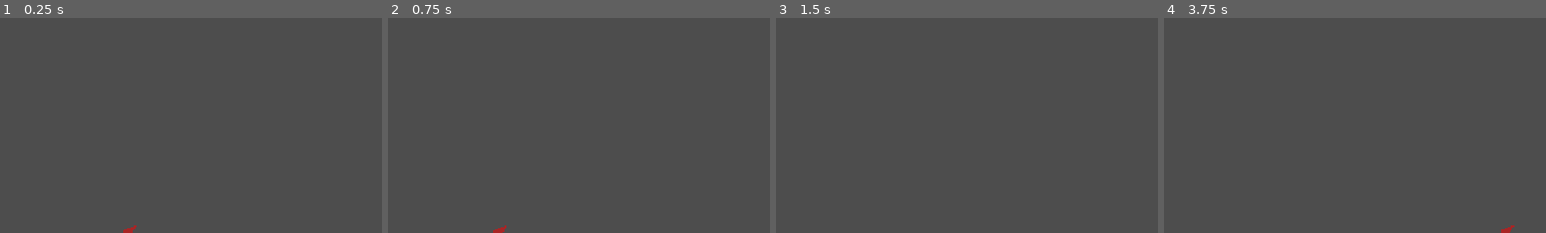
Above: before the commit, frames 1-4 (left to right).
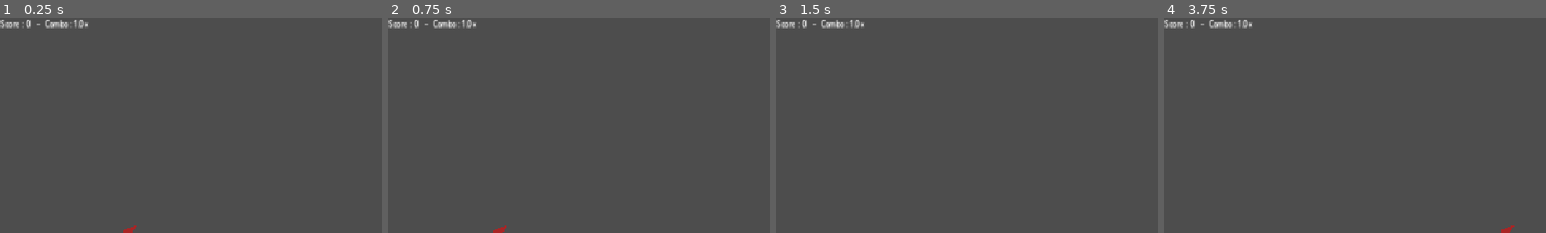
Above: after the commit, the same moments.

Repository: xorblo-doitus/Space-Shooter
Game: Godot game, scene res://src/playable_scenes/world.tscn
The game is run twice, just before and just after one commit, with the same random seed, the same clock (stepped at 60 frames per second) and the same inputs.
Inputs:
- Up to frame 1 (0.25 s): no input
- Up to frame 2 (0.75 s): tap Enter (ui_accept) at 0.5 s; hold Right (ui_right) from 0.53 s (still down)
- Up to frame 3 (1.5 s): tap Enter (ui_accept) at 0.77 s; release Right (ui_right) at 1.28 s; hold Down (ui_down) from 1.28 s (still down)
- Up to frame 4 (3.75 s): tap Enter (ui_accept) at 1.52, 3.02 s; release Down (ui_down) at 2.03 s; hold Right (ui_right) 2.03-2.78 s; hold Up (ui_up) 2.78-3.53 s; hold Left (ui_left) from 3.53 s (still down)
The pictures show only the part of the screen within x 0-50%, y 0-50%; the shares and areas given below are measured in that part.

The runs differ from the first frame. In frame 1, 0.5% of the frame differs, in the area x 0-23%, y 0-5%; in frame 2, 0.5%; in frame 3, 0.5%; in frame 4, 0.5%.
Error in both runs: Assertion failed: No damage source created (res://src/bullets/bullet.gd:27)

Commit message:
Added score displayer

Diff:
--- a/src/playable_scenes/world.gd
+++ b/src/playable_scenes/world.gd
@@ -8,7 +8,9 @@
 	for spawn_point in $SpawnPoints.get_children():
 		add_spawn_point(spawn_point)
 
-	$SpawnPoints/Player.spawn()
+	$Ui/VBoxContainer/ScoreDisplayer.bind_player(
+		$SpawnPoints/Player.spawn()
+	)
 
 
 #	for vessel in vessels.get_children():
--- a/src/playable_scenes/world.tscn
+++ b/src/playable_scenes/world.tscn
@@ -7,6 +7,7 @@
 [ext_resource type="PackedScene" uid="uid://boej5f28jyrn" path="res://src/vessels/spammer_vessel.tscn" id="4_56gsn"]
 [ext_resource type="PackedScene" uid="uid://blaxpwkxvbxf" path="res://src/vessels/big_vessel.tscn" id="5_gj0fc"]
 [ext_resource type="Script" path="res://src/world_fence.gd" id="6_c4s03"]
+[ext_resource type="PackedScene" uid="uid://du8xf6h7qfqmt" path="res://src/ui/score_displayer.tscn" id="8_tygdl"]
 
 [sub_resource type="Animation" id="Animation_el2on"]
 resource_name = "test_level"
@@ -97,6 +98,21 @@
 [node name="World" type="Node2D"]
 script = ExtResource("1_ptqmb")
 
+[node name="Ui" type="Control" parent="."]
+z_index = 100
+layout_mode = 3
+anchors_preset = 0
+offset_right = 40.0
+offset_bottom = 40.0
+
+[node name="VBoxContainer" type="VBoxContainer" parent="Ui"]
+layout_mode = 0
+offset_right = 40.0
+offset_bottom = 40.0
+
+[node name="ScoreDisplayer" parent="Ui/VBoxContainer" instance=ExtResource("8_tygdl")]
+layout_mode = 2
+
 [node name="Bullets" type="Node2D" parent="."]
 
 [node name="Vessels" type="Node2D" parent="."]
--- a/src/spawn_point.gd
+++ b/src/spawn_point.gd
@@ -7,5 +7,7 @@
 
 @export var packed_vessel := preload("res://src/vessels/dude_vessel.tscn")
 
-func spawn() -> void:
-	spawned.emit(packed_vessel.instantiate().place(global_position))
+func spawn() -> Vessel:
+	var new_vessel: Vessel = packed_vessel.instantiate().place(global_position)
+	spawned.emit(new_vessel)
+	return new_vessel
--- a/src/ui/health_bar.tscn
+++ b/src/ui/health_bar.tscn
@@ -34,7 +34,7 @@
 grow_vertical = 2
 theme = ExtResource("1_dfcxs")
 theme_override_colors/font_color = Color(0, 0, 0, 1)
-text = "123/456"
+text = "Lorem/Ipsum"
 horizontal_alignment = 1
 vertical_alignment = 1
 
--- /dev/null
+++ b/src/ui/number_displayer.gd
@@ -0,0 +1,39 @@
+extends Label
+class_name NumberDisplayer
+
+## display a number
+
+## Emited whenever the number has changed enough compared to the `precision` attribute to make it visually change
+signal visually_changed(visual_gain: float)
+
+@export var precision: float = 1
+@export var format_string: StringName = "%d"
+
+var number: float = 0:
+	set(new_number):
+		if new_number != number:
+			update_number(new_number - number)
+			number = new_number
+			update_text()
+
+
+func get_formated_number() -> String:
+	return format_string % snappedf(number, precision)
+
+
+func update_text() -> void:
+	text = get_formated_number()
+
+
+var unregistered_gain: float = 0
+
+func update_number(gain: float) -> void:
+	unregistered_gain += gain
+	if unregistered_gain > 1:
+		# get full gain
+		gain = unregistered_gain
+		unregistered_gain = fmod(unregistered_gain, precision)
+		# Substract remainder wich is not truely displayed
+		gain -= unregistered_gain
+
+		visually_changed.emit(gain)
--- /dev/null
+++ b/src/ui/number_displayer.tscn
@@ -0,0 +1,9 @@
+[gd_scene load_steps=2 format=3 uid="uid://ct0ds4kkiok5g"]
+
+[ext_resource type="Script" path="res://src/ui/number_displayer.gd" id="1_41y8s"]
+
+[node name="NumberDisplayer" type="Label"]
+text = "Lorem Ipsum
+"
+vertical_alignment = 1
+script = ExtResource("1_41y8s")
--- /dev/null
+++ b/src/ui/score_displayer.gd
@@ -0,0 +1,21 @@
+extends HBoxContainer
+
+@onready var combo_displayer: NumberDisplayer = $Combo
+@onready var score_displayer: NumberDisplayer  = $Score
+
+#var score: float = 0:
+#	set(new): score_displayer.number = score
+#var combo: float = 0:
+#	set(new): score_displayer.number = score
+
+#func _ready():
+#	Callable(combo_displayer, "@number_setter").call(10)
+
+
+func bind_player(player: PlayerVessel) -> void:
+	player.score_changed.connect(Callable(score_displayer, "@number_setter"))
+	score_displayer.number = player.score
+	score_displayer.update_text()
+	player.combo_changed.connect(Callable(combo_displayer, "@number_setter"))
+	combo_displayer.number = player.combo
+	combo_displayer.update_text()
--- /dev/null
+++ b/src/ui/score_displayer.tscn
@@ -0,0 +1,27 @@
+[gd_scene load_steps=3 format=3 uid="uid://du8xf6h7qfqmt"]
+
+[ext_resource type="PackedScene" uid="uid://ct0ds4kkiok5g" path="res://src/ui/number_displayer.tscn" id="1_0s0pp"]
+[ext_resource type="Script" path="res://src/ui/score_displayer.gd" id="1_kj05g"]
+
+[node name="ScoreDisplayer" type="HBoxContainer"]
+anchors_preset = 8
+anchor_left = 0.5
+anchor_top = 0.5
+anchor_right = 0.5
+anchor_bottom = 0.5
+offset_left = -81.0
+offset_top = -20.0
+offset_right = 81.0
+offset_bottom = 20.0
+grow_horizontal = 2
+grow_vertical = 2
+script = ExtResource("1_kj05g")
+
+[node name="Score" parent="." instance=ExtResource("1_0s0pp")]
+layout_mode = 2
+format_string = &"Score : %d"
+
+[node name="Combo" parent="." instance=ExtResource("1_0s0pp")]
+layout_mode = 2
+precision = 0.1
+format_string = &"  -  Combo : %.1f×"
--- a/src/vessels/player_vessel.gd
+++ b/src/vessels/player_vessel.gd
@@ -1,12 +1,19 @@
 extends Vessel
+class_name PlayerVessel
 
 signal score_changed(new_score: float)
+signal combo_changed(new_combo: float)
 
 var score: float = 0:
 	set(new):
 		if new != score:
 			score = new
 			score_changed.emit(new)
+var combo: float = 1:
+	set(new):
+		if new != combo:
+			combo = new
+			combo_changed.emit(new)
 
 func _ready() -> void:
 	$Pivot.scale.x = -1
--- a/src/world_fence.gd
+++ b/src/world_fence.gd
@@ -17,7 +17,8 @@
 		enemy_margin = new
 		change()
 
-func change(can_change: bool = Engine.is_editor_hint()):
+var is_ready: bool = false
+func change(can_change: bool = Engine.is_editor_hint() and is_ready):
 	if not can_change:
 		return
 	$LeftPlayer/VerticalShape.shape.size = Vector2i(width, ST.get_screen_height() + 2*(width+margin))
@@ -32,4 +33,5 @@
 
 
 func _ready():
+	is_ready = true
 	change(true)
Not shown: 1 places in src/playable_scenes/world.tscn that only renumber resources
